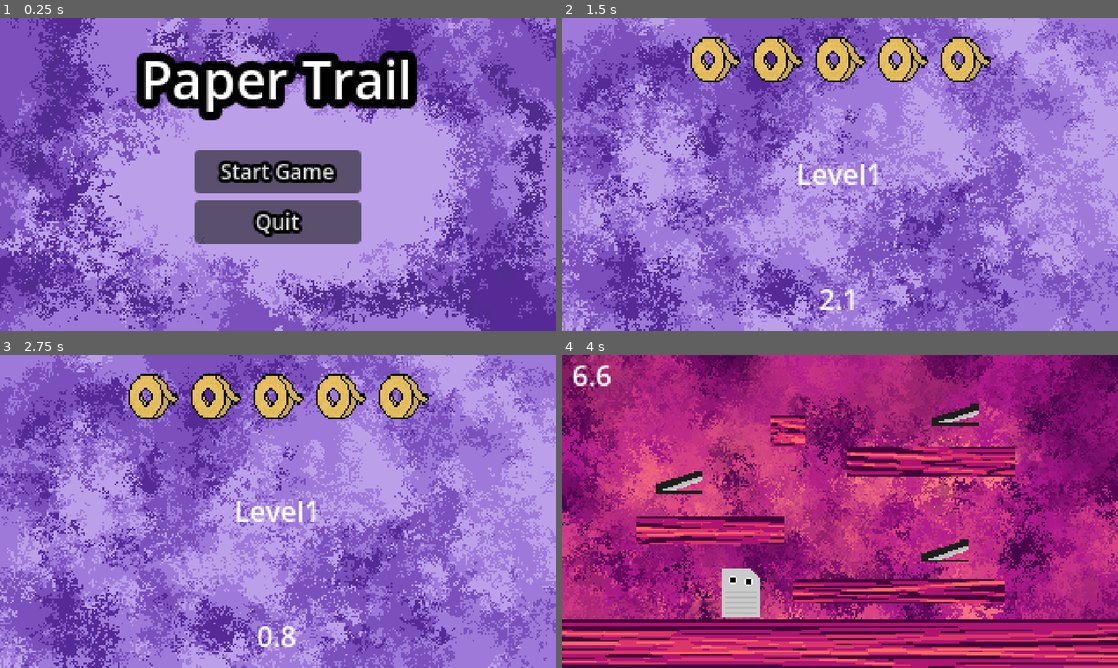
Above: before the commit, frames 1-4 (two rows, left to right).
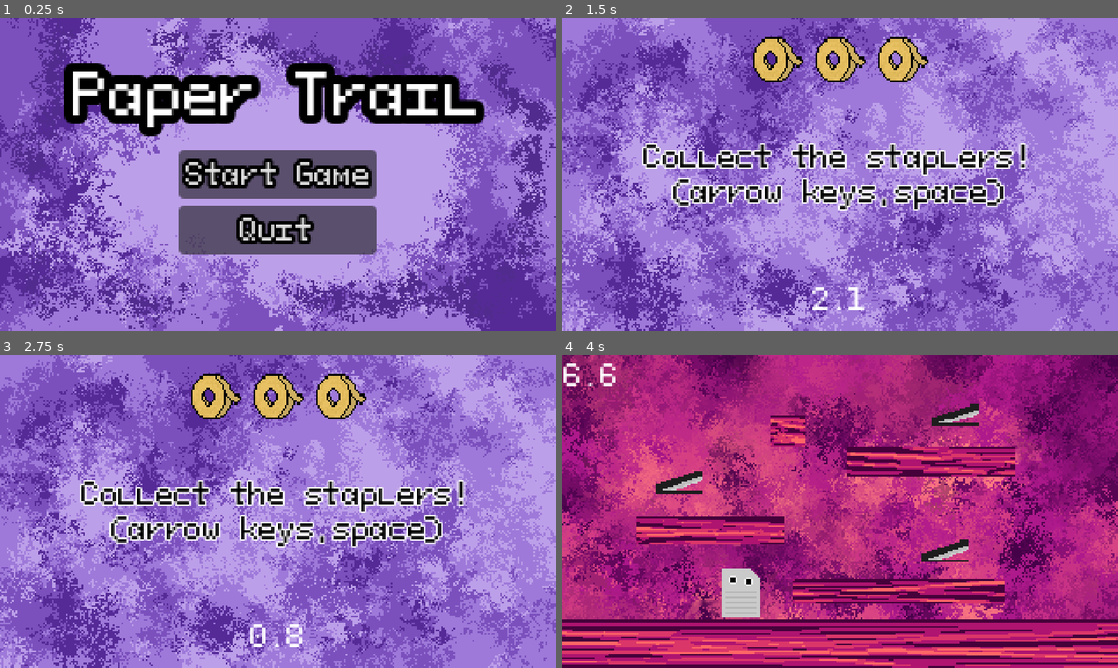
Above: after the commit, the same moments.

Repository: carinshark/PaperTrail
Game: Godot game, scene res://title_screen.tscn
The game is run twice, just before and just after one commit, with the same random seed, the same clock (stepped at 60 frames per second) and the same inputs.
Inputs (mouse positions are in pixels of both pictures, inside the frame that each line leads up to):
- Up to frame 1 (0.25 s): no input
- Up to frame 2 (1.5 s): click "Start Game" at 0.5 s; tap Enter (ui_accept) at 1.25 s; move the mouse to (962, 158) at 1.27 s; hold Right (ui_right) from 1.28 s (still down); click (962, 158) at 1.42 s
- Up to frame 3 (2.75 s): keep holding Right (ui_right); tap Enter (ui_accept) at 1.52, 2.27 s; move the mouse to (166, 527) at 2.02 s; click (166, 527) at 2.17 s
- Up to frame 4 (4 s): move the mouse to (895, 442) at 2.77 s; release Right (ui_right) at 2.78 s; hold Left (ui_left) 2.78-3.53 s; click (895, 442) at 2.92 s; move the mouse to (812, 574) at 3.52 s; hold Right (ui_right) from 3.53 s (still down); click (812, 574) at 3.67 s; tap Enter (ui_accept) at 3.77 s

The runs differ from the first frame. In frame 1, 18% of the frame differs, in the area x 11-88%, y 10-76%; in frame 2, 8.6%; in frame 3, 8.7%; in frame 4, 0.4%.

Commit message:
made some finishing touches

Diff:
--- a/Global.gd
+++ b/Global.gd
@@ -1,12 +1,16 @@
 extends Node
 
 var minigames_done=0
-var lives=5
+var lives=3
 var all_games:Array[String] = [
 	"res://platformer_level.tscn",
 	"res://clicker_level.tscn",
 ]
 
+var game_desc=[
+	"Collect the staplers! (arrow keys,space)",
+	"Click the staplers! (mouse)"
+]
 
 
 
--- a/clicker_level.tscn
+++ b/clicker_level.tscn
@@ -17,7 +17,7 @@
 time_left = 5.0
 
 [node name="ClickableStapler" parent="." unique_id=84113845 instance=ExtResource("3_qtv7n")]
-position = Vector2(15, 17)
+position = Vector2(53, 42)
 
 [node name="ClickableStapler2" parent="." unique_id=1244137741 instance=ExtResource("3_qtv7n")]
 position = Vector2(56, 95)
--- a/game_won.tscn
+++ b/game_won.tscn
@@ -10,7 +10,7 @@
 
 [node name="MenuReturn" parent="." unique_id=663030788 instance=ExtResource("2_0xiou")]
 layout_mode = 0
-offset_left = 183.0
-offset_top = 146.0
-offset_right = 314.0
-offset_bottom = 177.0
+offset_left = 148.0
+offset_top = 145.0
+offset_right = 305.0
+offset_bottom = 176.0
--- a/level_scene.gd
+++ b/level_scene.gd
@@ -3,10 +3,9 @@
 @onready var heart1=$Background/HeartContainer/Heart1
 @onready var heart2=$Background/HeartContainer/Heart2
 @onready var heart3=$Background/HeartContainer/Heart3
-@onready var heart4=$Background/HeartContainer/Heart4
-@onready var heart5=$Background/HeartContainer/Heart5
 
-@onready var all_hearts=[heart1,heart2,heart3,heart4,heart5]
+
+@onready var all_hearts=[heart1,heart2,heart3]
 
 @onready var level_label=$Background/Level
 @onready var timer_label=$Background/Timer
@@ -16,6 +15,7 @@
 # Called when the node enters the scene tree for the first time.
 func _ready() -> void:
 	$Timer.start()
+	$Background/Level.text=Global.game_desc[Global.minigames_done]
 
 
 
--- a/level_scene.tscn
+++ b/level_scene.tscn
@@ -30,14 +30,6 @@
 layout_mode = 2
 texture = ExtResource("2_187gu")
 
-[node name="Heart4" type="TextureRect" parent="Background/HeartContainer" unique_id=404399267]
-layout_mode = 2
-texture = ExtResource("2_187gu")
-
-[node name="Heart5" type="TextureRect" parent="Background/HeartContainer" unique_id=2096537681]
-layout_mode = 2
-texture = ExtResource("2_187gu")
-
 [node name="Level" type="RichTextLabel" parent="Background" unique_id=1825370523]
 layout_mode = 1
 anchors_preset = 8
@@ -46,11 +38,14 @@
 anchor_right = 0.5
 anchor_bottom = 0.5
 offset_left = -155.0
-offset_top = -12.0
+offset_top = -34.0
 offset_right = 155.0
-offset_bottom = 12.0
+offset_bottom = 34.0
 grow_horizontal = 2
 grow_vertical = 2
+theme_override_colors/default_color = Color(0, 0, 0, 1)
+theme_override_colors/font_outline_color = Color(1, 1, 1, 1)
+theme_override_constants/outline_size = 4
 text = "Level1"
 horizontal_alignment = 1
 vertical_alignment = 1
--- a/menu_return.gd
+++ b/menu_return.gd
@@ -2,4 +2,6 @@
 
 
 func _on_pressed() -> void:
+	Global.lives=3
+	Global.minigames_done=0
 	get_tree().change_scene_to_file("res://title_screen.tscn")
--- a/project.godot
+++ b/project.godot
@@ -30,6 +30,11 @@
 
 enabled=PackedStringArray("res://addons/godot_super-wakatime/plugin.cfg")
 
+[gui]
+
+theme/default_font_antialiasing=0
+theme/custom_font="uid://1bw4k6kuqjxw"
+
 [physics]
 
 3d/physics_engine="Jolt Physics"
--- a/title_screen.tscn
+++ b/title_screen.tscn
@@ -12,20 +12,21 @@
 texture = ExtResource("2_ak2if")
 
 [node name="RichTextLabel" type="RichTextLabel" parent="Background" unique_id=1305343507]
+texture_filter = 1
 layout_mode = 1
 anchors_preset = 8
 anchor_left = 0.5
 anchor_top = 0.5
 anchor_right = 0.5
 anchor_bottom = 0.5
-offset_left = -94.0
-offset_top = -87.0
-offset_right = 94.0
-offset_bottom = -23.0
+offset_left = -129.0
+offset_top = -78.0
+offset_right = 129.0
+offset_bottom = -14.0
 grow_horizontal = 2
 grow_vertical = 2
 theme_override_constants/outline_size = 20
-theme_override_font_sizes/normal_font_size = 30
+theme_override_font_sizes/normal_font_size = 32
 text = "Paper Trail"
 horizontal_alignment = 1
 vertical_alignment = 1
@@ -47,13 +48,11 @@
 [node name="Start" type="Button" parent="Background/VBoxContainer" unique_id=958337976]
 layout_mode = 2
 theme_override_constants/outline_size = 8
-theme_override_font_sizes/font_size = 12
 text = "Start Game"
 
 [node name="Quit" type="Button" parent="Background/VBoxContainer" unique_id=1170084895]
 layout_mode = 2
 theme_override_constants/outline_size = 8
-theme_override_font_sizes/font_size = 12
 text = "Quit"
 
 [connection signal="pressed" from="Background/VBoxContainer/Start" to="." method="_on_start_pressed"]
Binary file added: art/PixeloidMono-nAOpP.ttf
Not shown, added: art/PixeloidMono-nAOpP.ttf.import
Not shown, added: export_presets.cfg
Not shown, added: exports/index.apple-touch-icon.png.import
Not shown, added: exports/index.icon.png.import
Not shown, added: exports/index.png.import
Not shown, added: exports/index.apple-touch-icon.png
Not shown, added: exports/index.audio.position.worklet.js
Not shown, added: exports/index.audio.worklet.js
Not shown, added: exports/index.html
Not shown, added: exports/index.icon.png
Not shown, added: exports/index.js
(and 4 more such lines)
